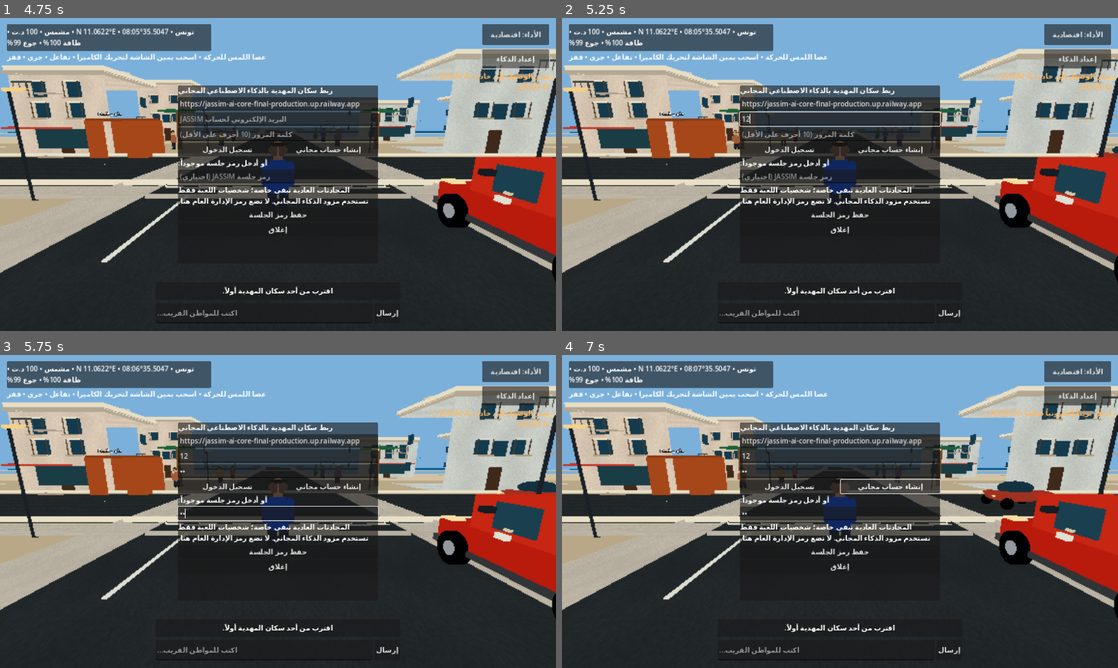
Above: before the commit, frames 1-4 (two rows, left to right).
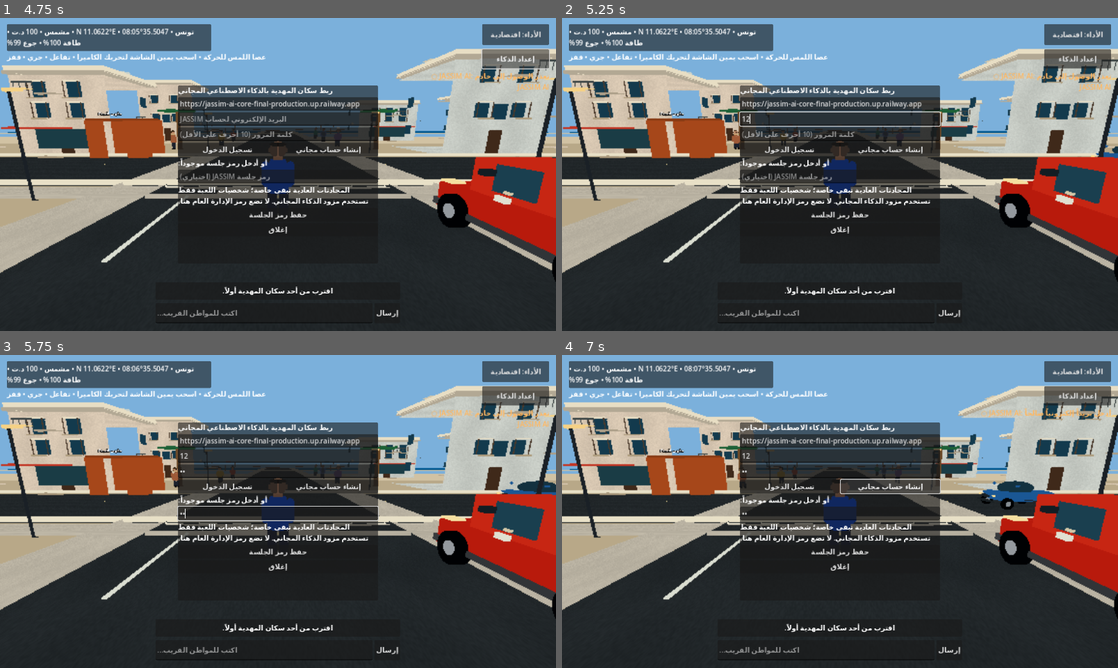
Above: after the commit, the same moments.

Repository: stevennpllk-crypto/REAL-LIFE-MAHDIA
Game: Godot game, scene res://scenes/Main.tscn
Two runs of this game, one before a commit and one after it. Both use one fixed random seed, a clock stepped at 60 frames per second and the inputs below.
Inputs (mouse positions are in pixels of both pictures, inside the frame that each line leads up to):
- Up to frame 1 (4.75 s): click (266, 312) at 0.52 s; type "12" at 0.6 s; click "الأداء: اقتصادية" at 1.25 s; click "الأداء: متوازنة" at 2 s; click "الأداء: مرتفعة" at 2.75 s; click "إرسال" at 3.5 s; click "إعداد الذكاء" at 4.25 s
- Up to frame 2 (5.25 s): click (840, 118) at 5.02 s; type "12" at 5.1 s
- Up to frame 3 (5.75 s): click (278, 470) at 5.25 s; type "12" at 5.33 s; click (278, 514) at 5.48 s; type "12" at 5.57 s
- Up to frame 4 (7 s): click "تسجيل الدخول" at 5.75 s; click "إنشاء حساب مجاني" at 6.5 s

Frame 1 is identical in both runs. In frame 2, less than 0.1% of the frame differs, in the area x 96-100%, y 40-45%; in frame 3, 0.1%; in frame 4, 0.4%, in the area x 75-89%, y 40-49%.

Commit message:
Refine traffic car details with wheels, glass, bumpers and mirrors

Diff:
--- a/scripts/traffic_car.gd
+++ b/scripts/traffic_car.gd
@@ -82,6 +82,33 @@
 			wheel.material_override = rubber
 			add_child(wheel)
 
+			var hub := MeshInstance3D.new()
+			var hub_mesh := CylinderMesh.new()
+			hub_mesh.top_radius = 0.13
+			hub_mesh.bottom_radius = 0.13
+			hub_mesh.height = 0.18
+			hub.mesh = hub_mesh
+			hub.position = wheel.position
+			hub.rotation_degrees.z = 90
+			var hub_material := StandardMaterial3D.new()
+			hub_material.albedo_color = Color(0.52, 0.55, 0.57)
+			hub_material.shading_mode = BaseMaterial3D.SHADING_MODE_UNSHADED
+			hub.material_override = hub_material
+			add_child(hub)
+	# Bumpers, grille, plates, mirrors and side glass add a recognisable car silhouette.
+	var trim := StandardMaterial3D.new()
+	trim.albedo_color = Color(0.12, 0.14, 0.15)
+	trim.shading_mode = BaseMaterial3D.SHADING_MODE_UNSHADED
+	_add_ellipsoid(Vector3(1.58, 0.14, 0.16), Vector3(0, 0.43, -1.60), trim)
+	_add_ellipsoid(Vector3(1.58, 0.14, 0.16), Vector3(0, 0.43, 1.60), trim)
+	_add_ellipsoid(Vector3(0.72, 0.18, 0.055), Vector3(0, 0.67, -1.63), trim)
+	_add_ellipsoid(Vector3(0.48, 0.12, 0.045), Vector3(0, 0.55, 1.68), glass)
+	for side in [-1.0, 1.0]:
+		_add_ellipsoid(Vector3(0.055, 0.30, 0.62), Vector3(side * 0.67, 1.10, -0.10), glass)
+		_add_ellipsoid(Vector3(0.22, 0.12, 0.16), Vector3(side * 0.88, 1.24, -0.66), paint)
+		_add_ellipsoid(Vector3(0.055, 0.055, 0.12), Vector3(side * 0.90, 1.24, -0.66), glass)
+		_add_ellipsoid(Vector3(0.055, 0.035, 0.46), Vector3(side * 0.86, 0.54, 0.0), trim)
+
 func _add_ellipsoid(size: Vector3, pos: Vector3, material: Material) -> MeshInstance3D:
 	var item := MeshInstance3D.new()
 	var mesh := SphereMesh.new()
